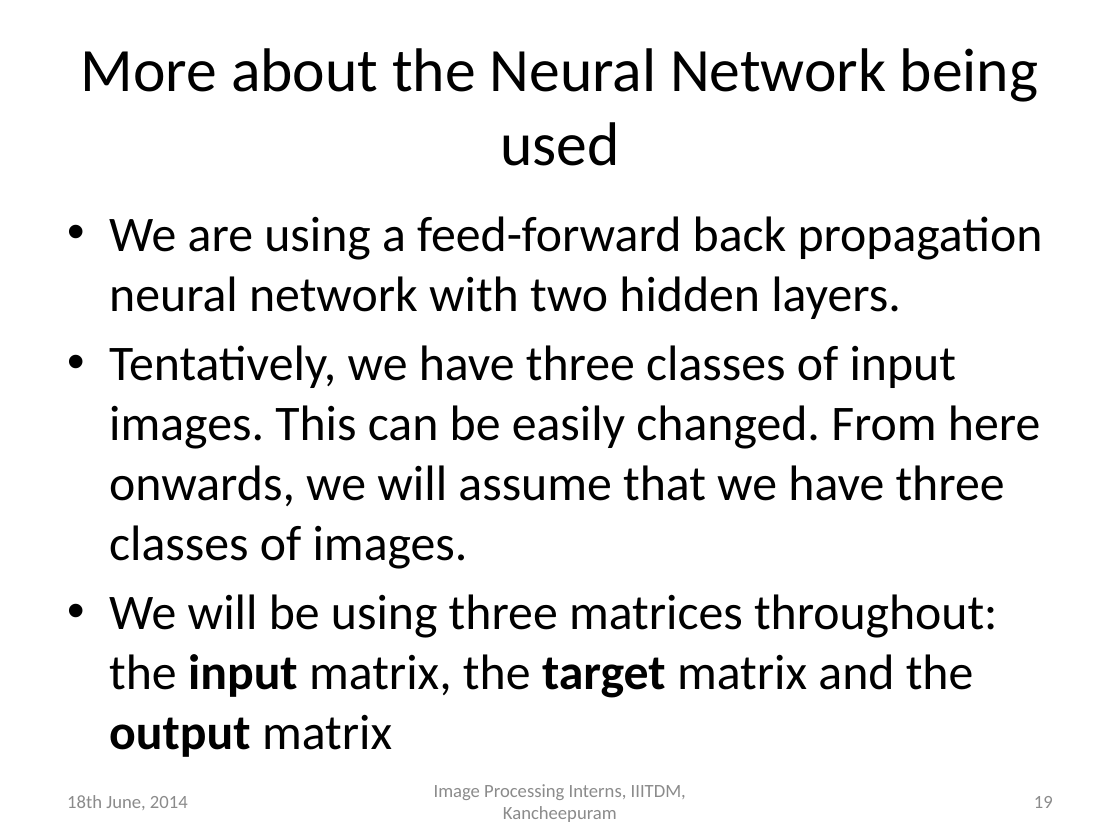
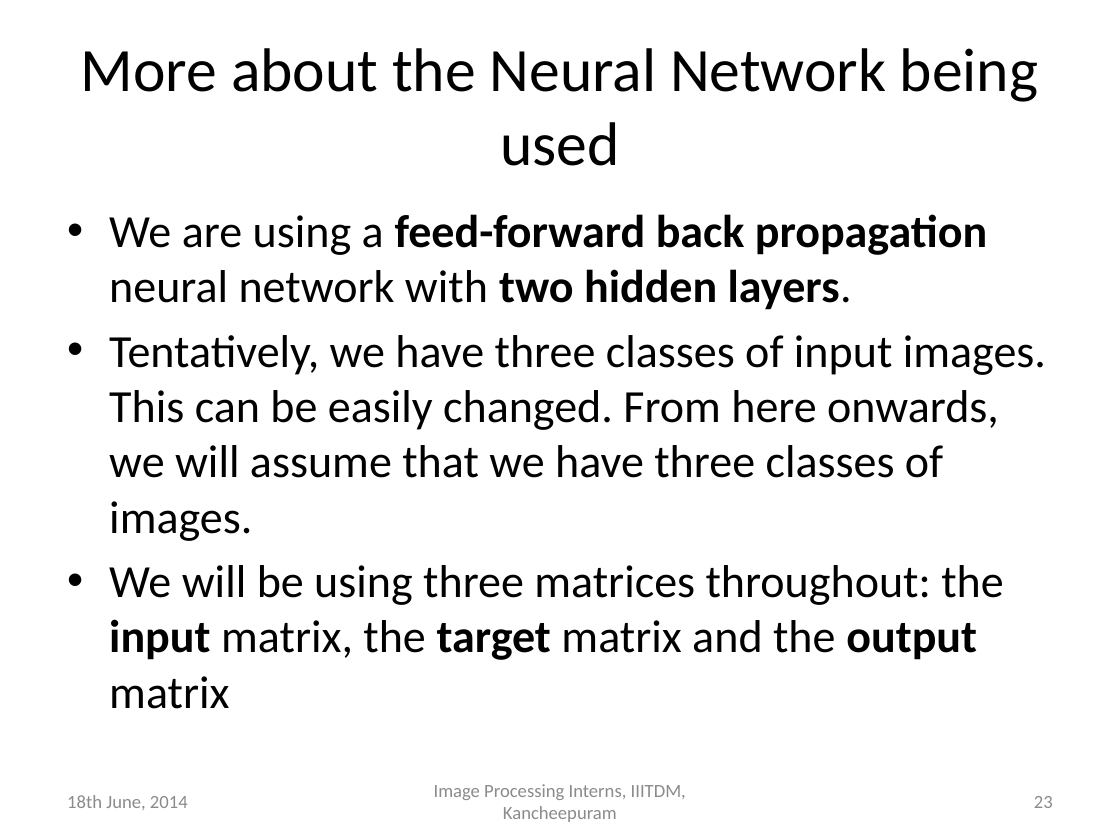
Before and after one commit to defuchocolate/traffic-sign-recog, a slide deck: slide 23 of Presentation1.pptx (slide 19 before the commit). Drawn at 1120x840 pixels with LibreOffice and Linux fonts; fonts in the diff are those of the drawing. Boxes give left, top, right and bottom in pixels: in the first picture for what was removed or moved away, otherwise in the second. Text is boxed around its words. In the diff, an @@ line names an element or a change of style, - is before the commit and + after.

Commit message:
Edited the presentation. Almost completed presentation.
Tested the shape recognising module with a blob extracted from a real
image, but that did not work. Will have to work on it more.

```diff
--- a/Presentation1.pptx
+++ b/Presentation1.pptx
@@ text "We are using a feed-forward ..." at <box>109,214,1046,709</box>: size 32 to 29.6 pt; bold on in "feed-forward back propagation two hidden layers." @@
@@ page number at <box>1034,796,1053,808</box>: text changed @@
-19
+23
```
Also in this commit, not shown: 7 other slides changed, 11 slides added, 15 other files.
